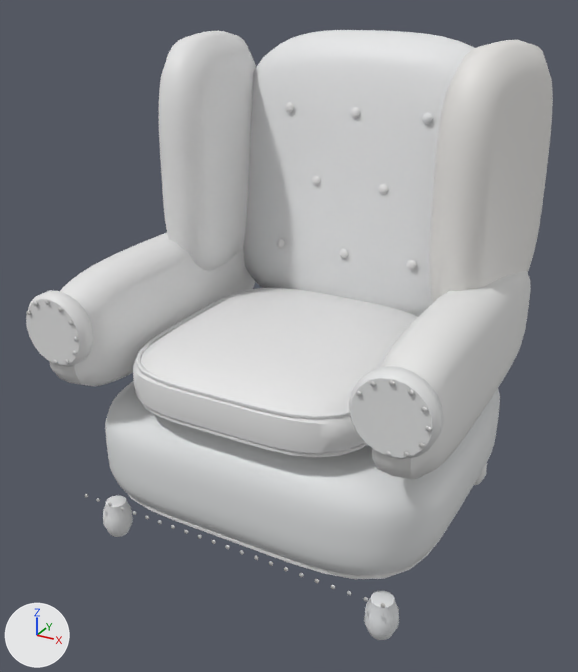
Renders of the glTF model assets/models/furniture/armchair_velvet.glb from each side of a commit.
Before and after are seen from a 50 mm camera at (0.757, -1.453, 1.174) aimed at (-0.02, -0.041, 0.468). Arrows for +X, +Y and +Z are at lower left; the lights stay in place. The older version comes first. Vertices at exactly the same position are counted once.

Script lines for the objects in view, before the commit:
```python
me_füße_001 = bpy.data.meshes.new('Füße.001')
me_füße_001.from_pydata(...)  # 512 vertices, 1008 faces; spans x -0.364..0.364, y -0.334..0.335, z 0.0..0.091
me_füße_001.materials.append(mat_wood)
me_polster_001 = bpy.data.meshes.new('Polster.001')
me_polster_001.from_pydata(...)  # 6908 vertices, 13748 faces; spans x -0.44..0.437, y -0.396..0.41, z 0.087..1.079
me_polster_001.materials.append(mat_leather)
me_ziernägel_002 = bpy.data.meshes.new('Ziernägel.002')
me_ziernägel_002.from_pydata(...)  # 480 vertices, 800 faces; spans x -0.423..0.428, y -0.401..-0.356, z 0.124..0.61
me_ziernägel_002.materials.append(mat_brass)
ob_brass = bpy.data.objects.new('brass', me_ziernägel_002)
ob_brass.location = (0.0, 0.0, 0.0)
ob_leather = bpy.data.objects.new('leather', me_polster_001)
ob_leather.location = (0.0, 0.0, 0.0)
ob_wood = bpy.data.objects.new('wood', me_füße_001)
ob_wood.location = (0.0, 0.0, 0.0)
```
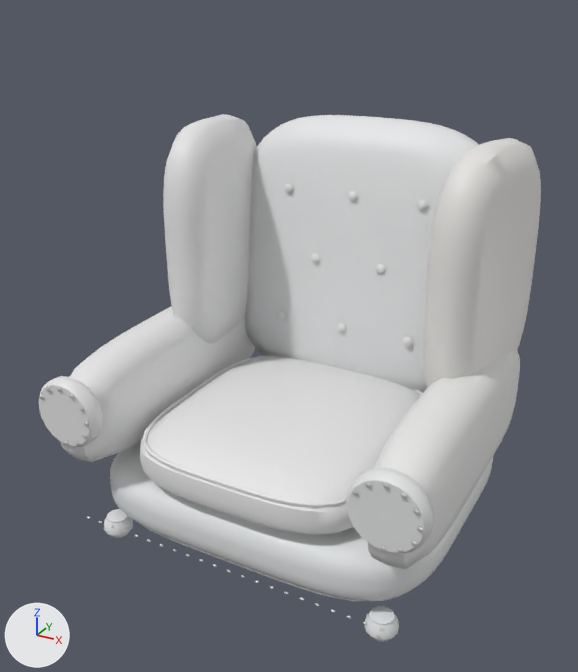
Pixel boxes (x1, y1, x2, y2) of what changed, in the pictures (578 x 672 px; the box of a moved part takes in the faces that stretch with it):
'leather', reshaped (11% shorter): before (26, 30, 553, 579); after (39, 114, 541, 601)
'wood', reshaped: before (103, 463, 487, 640); after (104, 509, 399, 642)
part 1 of me_füße_001, rebuilt (30% shorter): before (103, 495, 133, 537); after (104, 509, 133, 538)
part 2 of me_füße_001, rebuilt (not visible afterwards): before (474, 463, 487, 485)
part 3 of me_füße_001, rebuilt (26% shorter): before (364, 591, 399, 640); after (364, 606, 399, 642)
part 4 of me_polster_001, moved or reshaped: before (276, 239, 285, 248); after (277, 311, 285, 320)
part 5 of me_polster_001, moved or reshaped: before (339, 249, 348, 258); after (337, 323, 346, 333)
part 6 of me_polster_001, moved or reshaped: before (407, 260, 417, 270); after (403, 337, 412, 347)
part 7 of me_polster_001, moved or reshaped: before (312, 176, 321, 186); after (311, 254, 320, 263)
part 8 of me_polster_001, moved or reshaped: before (378, 184, 388, 194); after (376, 264, 385, 274)
part 9 of me_polster_001, moved or reshaped: before (285, 102, 294, 112); after (284, 184, 293, 193)
part 10 of me_polster_001, moved or reshaped: before (351, 107, 360, 118); after (348, 191, 358, 201)
part 11 of me_polster_001, moved or reshaped: before (422, 113, 433, 124); after (417, 200, 427, 210)
part 12 of me_polster_001, moved or reshaped: before (26, 290, 93, 367); after (39, 376, 102, 447)
part 13 of me_polster_001, moved or reshaped: before (349, 366, 444, 459); after (346, 467, 435, 553)
part 14 of me_polster_001, moved or reshaped: before (49, 30, 553, 579); after (60, 114, 541, 601)

Edits to the bpy script that builds the scene:
```text
Change me_füße_001:
    used by ob_wood; location = (0.0, 0.0, 0.0)
    remove me_füße_001.from_pydata(...)  # 512 vertices, 1008 faces; spans x -0.364..0.364, y -0.334..0.335, z 0.0..0.091
    add me_füße_001.from_pydata(...)  # 736 vertices, 1456 faces; spans x -0.365..0.364, y -0.334..0.333, z -0.001..0.049
    me_füße_001 part 1: the loose piece of 128 vertices spanning x -0.364..-0.296, y -0.333..-0.267, z 0.001..0.091 is rebuilt with 184 vertices and now spans x -0.365..-0.297, y -0.332..-0.266, z -0.001..0.049
    me_füße_001 part 2: the loose piece of 128 vertices spanning x 0.295..0.363, y 0.268..0.335, z 0.001..0.09 is rebuilt with 184 vertices and now spans x 0.296..0.364, y 0.267..0.333, z 0.0..0.049
    me_füße_001 part 3: the loose piece of 128 vertices spanning x 0.295..0.364, y -0.334..-0.267, z 0.0..0.089 is rebuilt with 184 vertices and now spans x 0.297..0.364, y -0.334..-0.268, z 0.0..0.049
    other edits to the shape of me_füße_001 do not show in these pictures
Change me_polster_001:
    used by ob_leather; location = (0.0, 0.0, 0.0)
    remove me_polster_001.from_pydata(...)  # 6908 vertices, 13748 faces; spans x -0.44..0.437, y -0.396..0.41, z 0.087..1.079
    add me_polster_001.from_pydata(...)  # 6908 vertices, 13748 faces; spans x -0.439..0.437, y -0.396..0.41, z 0.048..0.889
    me_polster_001 part 4: the loose piece of 32 vertices spanning x -0.184..-0.16, y 0.187..0.196, z 0.582..0.605 is moved by (0.001, -0.001, -0.189)
    me_polster_001 part 5: the loose piece of 32 vertices spanning x -0.014..0.01, y 0.186..0.195, z 0.583..0.605 is moved by (0.001, -0.001, -0.19)
    me_polster_001 part 6: the loose piece of 32 vertices spanning x 0.156..0.18, y 0.187..0.195, z 0.582..0.605 is moved by (0.001, -0.001, -0.19)
    me_polster_001 part 7: the loose piece of 32 vertices spanning x -0.099..-0.076, y 0.209..0.218, z 0.741..0.764 is moved by (0.001, -0.001, -0.19)
    me_polster_001 part 8: the loose piece of 32 vertices spanning x 0.07..0.094, y 0.208..0.217, z 0.741..0.763 is moved by (0.002, 0.001, -0.19)
    me_polster_001 part 9: the loose piece of 32 vertices spanning x -0.184..-0.16, y 0.232..0.241, z 0.9..0.922 is moved by (-0.002, -0.001, -0.191)
    me_polster_001 part 10: the loose piece of 32 vertices spanning x -0.015..0.009, y 0.231..0.24, z 0.899..0.922 is moved by (0.0, 0.001, -0.19)
    me_polster_001 part 11: the loose piece of 32 vertices spanning x 0.155..0.179, y 0.231..0.239, z 0.899..0.922 is moved by (0.001, 0.002, -0.189)
    me_polster_001 part 12: the loose piece of 82 vertices spanning x -0.44..-0.285, y -0.396..-0.355, z 0.461..0.618 is moved by (0.001, 0.0, -0.19)
    me_polster_001 part 13: the loose piece of 82 vertices spanning x 0.281..0.437, y -0.395..-0.355, z 0.462..0.618 is moved by (0.0, 0.0, -0.19)
    me_polster_001 part 14: 6488 of 6908 vertices moved; they spanned x -0.432..0.428, y -0.39..0.41, z 0.087..1.079 and now span x -0.432..0.428, y -0.39..0.41, z 0.048..0.889; mean shift (0.0, 0.0, -0.164); largest move (0.262, 0.034, 0.884) -> (0.262, 0.035, 0.692)
```
